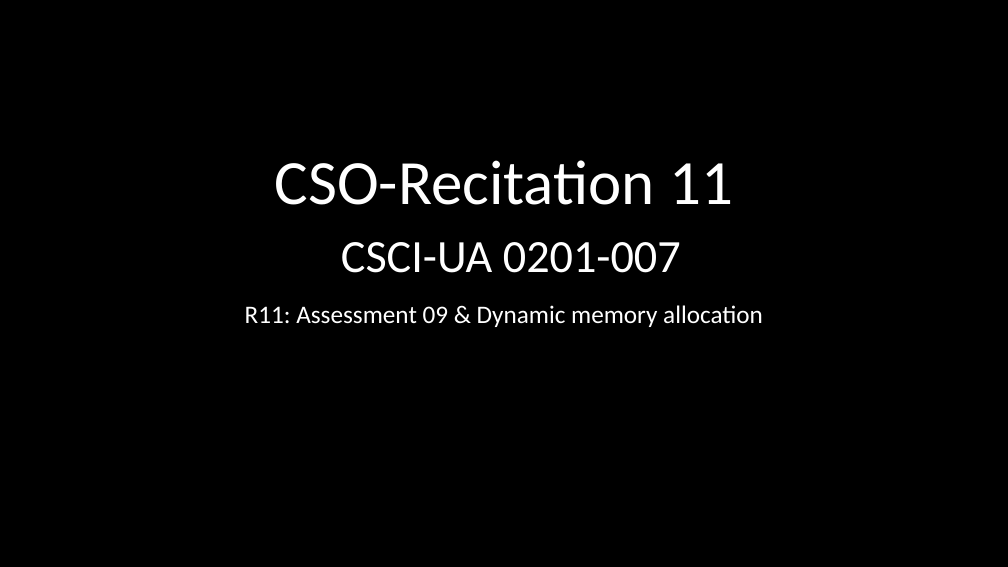
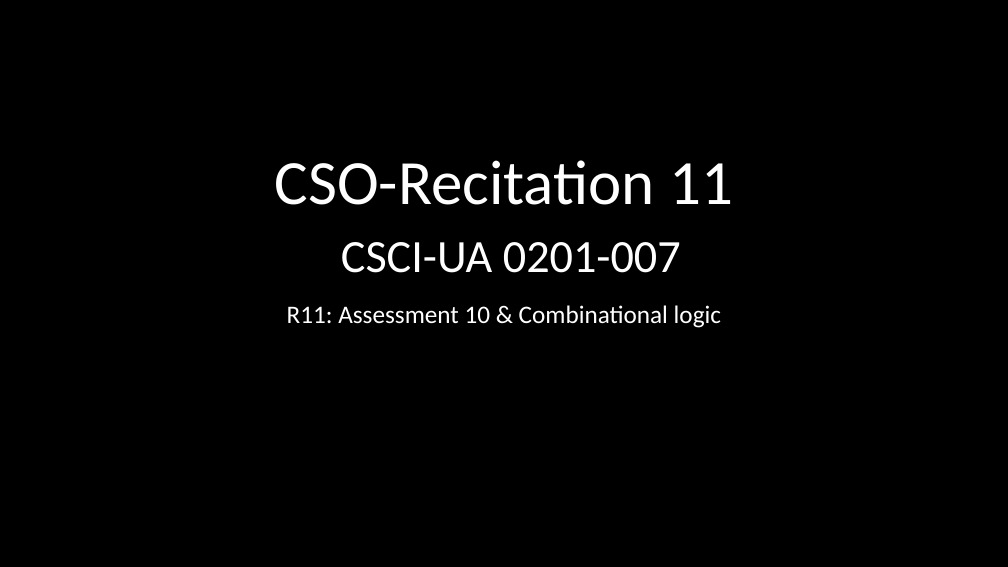
Before and after one commit to NYU-CSO/nyu-cso.github.io, a slide deck: slide 1 of rec-notes/r11.pptx. Drawn at 1008x567 pixels with LibreOffice and Linux fonts; fonts in the diff are those of the drawing. Boxes give left, top, right and bottom in pixels: in the first picture for what was removed or moved away, otherwise in the second. Text is boxed around its words. In the diff, an @@ line names an element or a change of style, - is before the commit and + after.

```diff
--- a/rec-notes/r11.pptx
+++ b/rec-notes/r11.pptx
@@ subtitle at (287, 305, 721, 328): text changed @@
-R11: Assessment 09 & Dynamic memory allocation
+R11: Assessment 10 & Combinational logic
```
Also in this commit, not shown: 2 other slides changed, 40 slides added, 30 slides removed, 1 other file.
